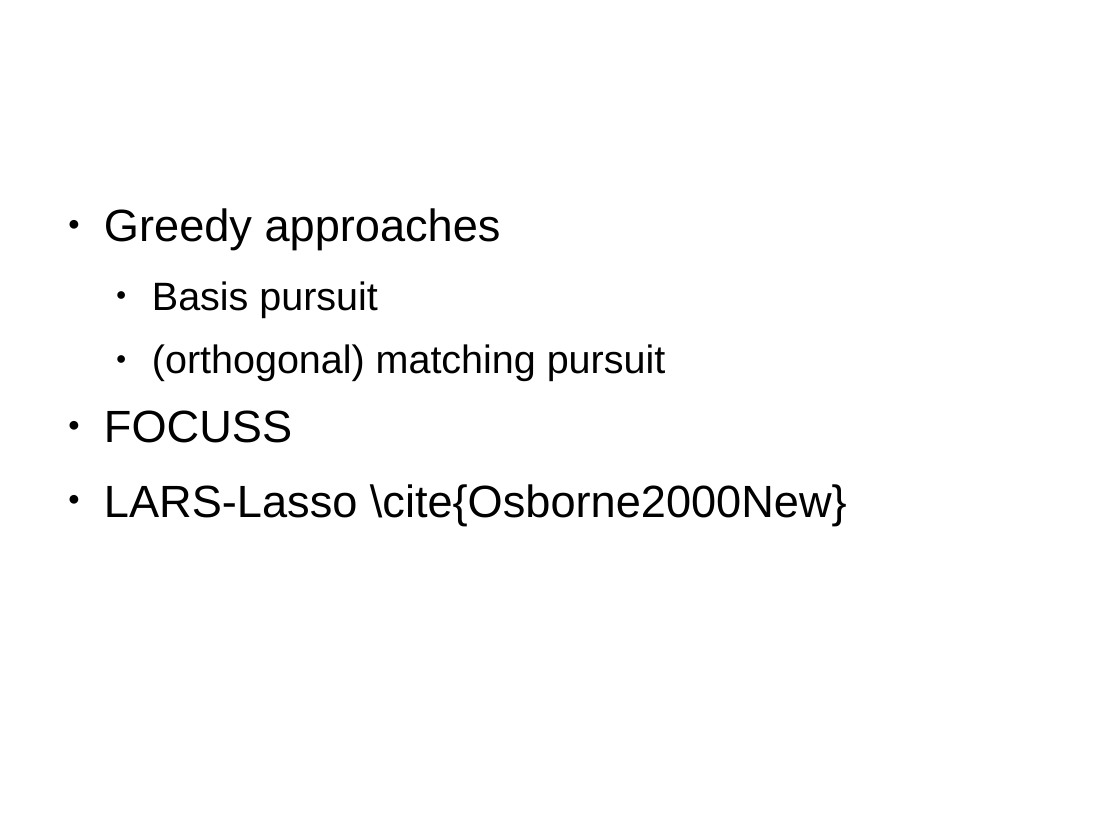
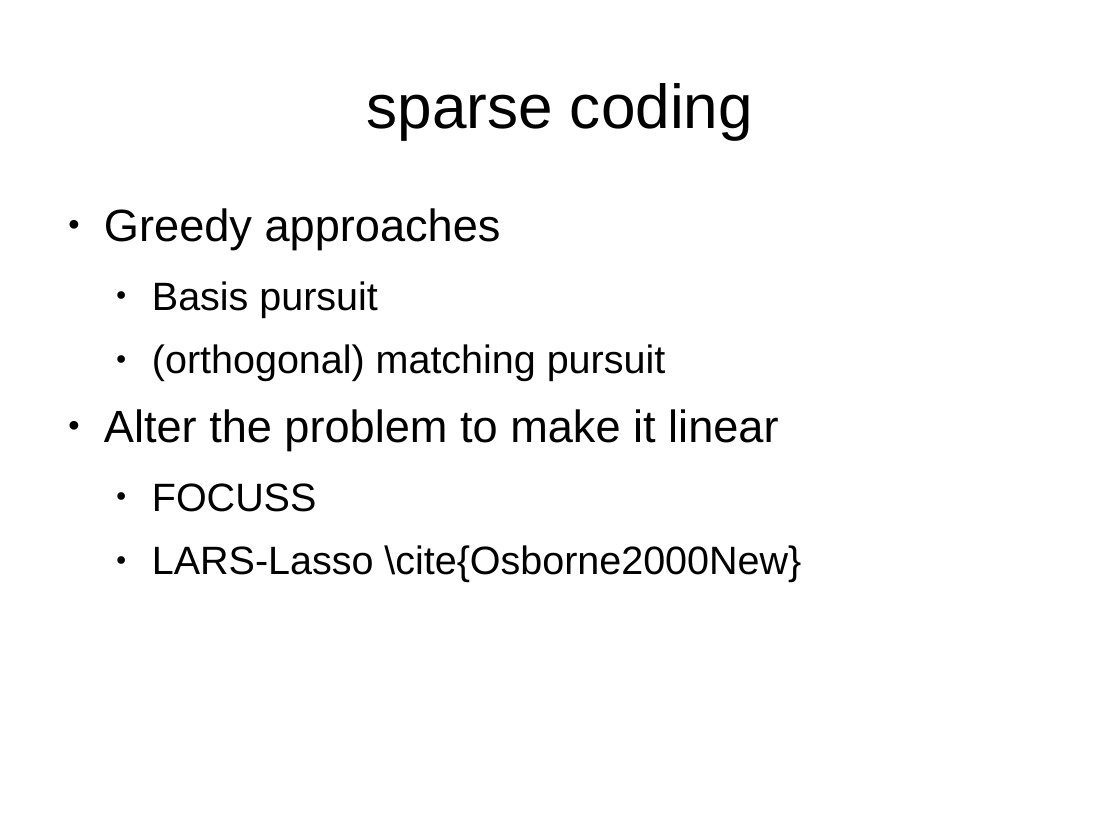
Before and after one commit to Sebu/sprs, a slide deck: slide 10 of progress_report/progress_report.odp (slide 11 before the commit). Drawn at 1120x840 pixels with LibreOffice and Linux fonts; fonts in the diff are those of the drawing. Boxes give left, top, right and bottom in pixels: in the first picture for what was removed or moved away, otherwise in the second. Text is boxed around its words. In the diff, an @@ line names an element or a change of style, - is before the commit and + after.

```diff
--- a/progress_report/progress_report.odp
+++ b/progress_report/progress_report.odp
@@ title added at [366, 83, 753, 139], 44 pt, text #000000 @@
+sparse coding
@@ text at [104, 409, 778, 451]: paragraph added @@
+● Alter the problem to make it linear
@@ text at [152, 483, 801, 582]: size 32 to 28 pt in "FOCUSS", "LARS-Lasso \cite{Osborne2000New}"; list level 1 to 2 in "FOCUSS"; list level 1 to 2 in "LARS-Lasso \cite{Osborne2000New}" @@
```
Also in this commit, not shown: 11 other slides changed, 2 slides added, 2 slides removed.
